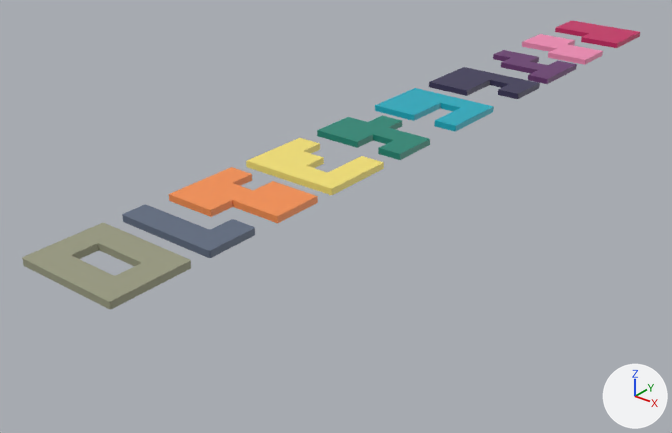
A saved change to the glTF model data/tokens.glb.
Camera for both pictures: a 50 mm camera at (40.4, -61.5, 26.2) aimed at (-4.2, -5.7, -8.4). The lights are fixed; the arrows at lower right show +X, +Y and +Z. Where no turn or scale is listed for an object, it has been applied to the vertices.

Objects in the first picture: 'nmbr.001', 'nmbr.002', 'nmbr0', 'nmbr1', 'nmbr2', 'nmbr3', 'nmbr4', 'nmbr5', 'nmbr6', 'nmbr7'.
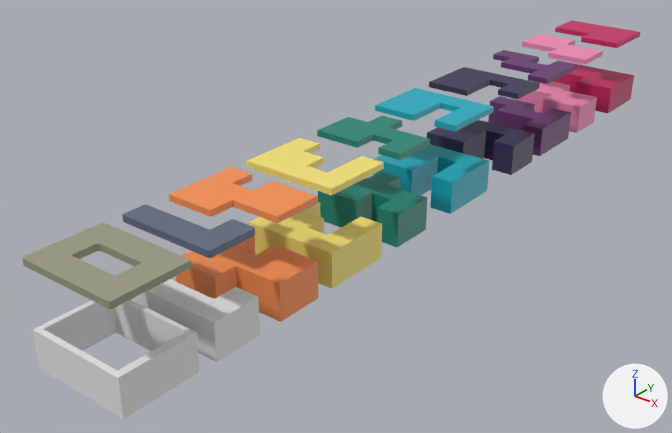
Commit message: Adds glow

What changed in the scene script:
```text
Add me_cube_028:
    me_cube_028.from_pydata(...)  # 12 vertices, 20 faces; spans x -4.0..4.0, y -3.0..3.0, z -2.52..0.25
    me_cube_028.materials.append(mat_material_010)  # picture img_texture_tokens
Add me_cube_027:
    me_cube_027.from_pydata(...)  # 16 vertices, 28 faces; spans x -4.0..4.0, y -3.0..3.0, z -2.49..0.25
    me_cube_027.materials.append(mat_material_009)  # picture img_texture_tokens
Add me_cube_026:
    me_cube_026.from_pydata(...)  # 36 vertices, 68 faces; spans x -4.0..4.0, y -3.0..3.0, z -2.5..0.25
    me_cube_026.materials.append(mat_material_008)  # picture img_texture_tokens
Add me_cube_025:
    me_cube_025.from_pydata(...)  # 16 vertices, 28 faces; spans x -4.0..4.0, y -3.0..3.0, z -2.57..0.25
    me_cube_025.materials.append(mat_material_007)  # picture img_texture_tokens
Add me_cube_024:
    me_cube_024.from_pydata(...)  # 16 vertices, 28 faces; spans x -4.0..4.0, y -3.0..3.0, z -2.63..0.25
    me_cube_024.materials.append(mat_material_006)  # picture img_texture_tokens
Add me_cube_023:
    me_cube_023.from_pydata(...)  # 24 vertices, 44 faces; spans x -4.0..4.0, y -3.0..3.0, z -2.61..0.25
    me_cube_023.materials.append(mat_material_005)  # picture img_texture_tokens
Add me_cube_021:
    me_cube_021.from_pydata(...)  # 22 vertices, 40 faces; spans x -4.0..4.0, y -3.0..3.0, z -2.63..0.25
    me_cube_021.materials.append(mat_material_004)  # picture img_texture_tokens
Add me_cube_019:
    me_cube_019.from_pydata(...)  # 24 vertices, 41 faces; spans x -4.0..4.0, y -3.0..3.0, z -2.7..0.25
    me_cube_019.materials.append(mat_material_003)  # picture img_texture_tokens
Add me_cube_012:
    me_cube_012.from_pydata(...)  # 14 vertices, 24 faces; spans x -4.0..4.0, y -2.0..2.0, z -1.93..1.0
Add me_cube_009:
    me_cube_009.from_pydata(...)  # 16 vertices, 32 faces; spans x -4.0..4.0, y -3.0..3.0, z -2.61..0.31
Add ob_glow9:
    ob_glow9 = bpy.data.objects.new('glow9', me_cube_028)
    ob_glow9.location = (0.0, 33.61, -4.85)
Add ob_glow8:
    ob_glow8 = bpy.data.objects.new('glow8', me_cube_027)
    ob_glow8.location = (0.0, 26.06, -4.88)
Add ob_glow7:
    ob_glow7 = bpy.data.objects.new('glow7', me_cube_026)
    ob_glow7.location = (0.0, 18.12, -4.89)
Add ob_glow6:
    ob_glow6 = bpy.data.objects.new('glow6', me_cube_025)
    ob_glow6.location = (0.0, 10.59, -4.9)
Add ob_glow5:
    ob_glow5 = bpy.data.objects.new('glow5', me_cube_024)
    ob_glow5.location = (0.0, 2.33, -4.93)
Add ob_glow4:
    ob_glow4 = bpy.data.objects.new('glow4', me_cube_023)
    ob_glow4.location = (0.0, -5.34, -4.97)
Add ob_glow3:
    ob_glow3 = bpy.data.objects.new('glow3', me_cube_021)
    ob_glow3.location = (0.0, -13.42, -4.96)
Add ob_glow2:
    ob_glow2 = bpy.data.objects.new('glow2', me_cube_019)
    ob_glow2.location = (0.0, -20.94, -4.96)
Add ob_glow1:
    ob_glow1 = bpy.data.objects.new('glow1', me_cube_012)
    ob_glow1.location = (0.0, -26.0, -5.72)
Add ob_glow0:
    ob_glow0 = bpy.data.objects.new('glow0', me_cube_009)
    ob_glow0.location = (0.0, -32.46, -4.93)
```

What differs and where, as boxes (x1, y1, x2, y2) in the pictures (672 x 433 px):
'glow0', added
    after: (33, 300, 199, 419)
'glow2', added (orange)
    after: (176, 236, 318, 322)
'glow3', added (yellow)
    after: (249, 202, 382, 289)
'glow1', added
    after: (131, 279, 260, 362)
'glow4', added (cyan)
    after: (318, 171, 427, 247)
'glow5', added (cyan)
    after: (374, 144, 489, 214)
'glow6', added
    after: (427, 120, 535, 175)
'glow7', added (purple)
    after: (488, 96, 571, 156)
'glow9', added
    after: (553, 62, 634, 113)
'glow8', added (pink)
    after: (517, 81, 597, 133)
